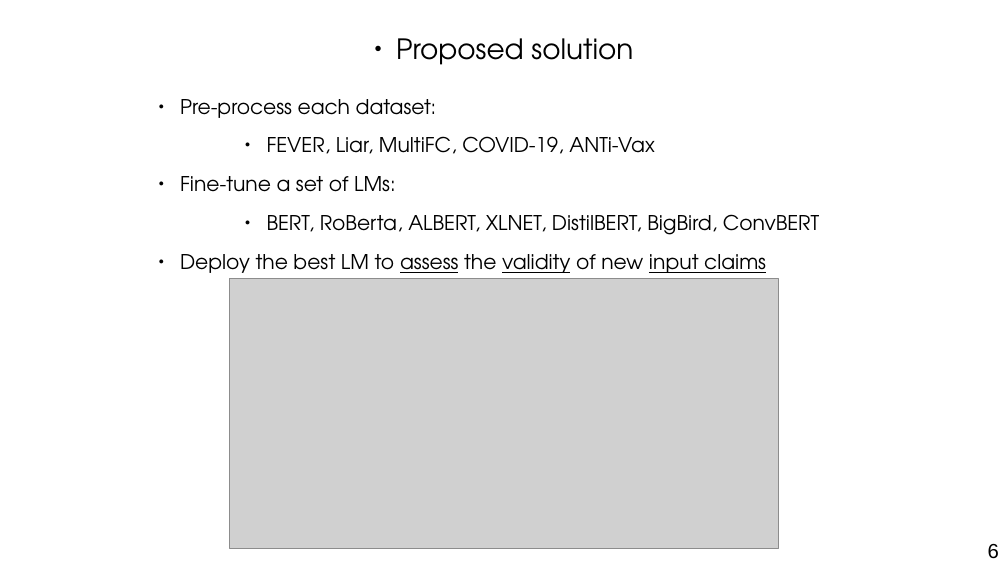
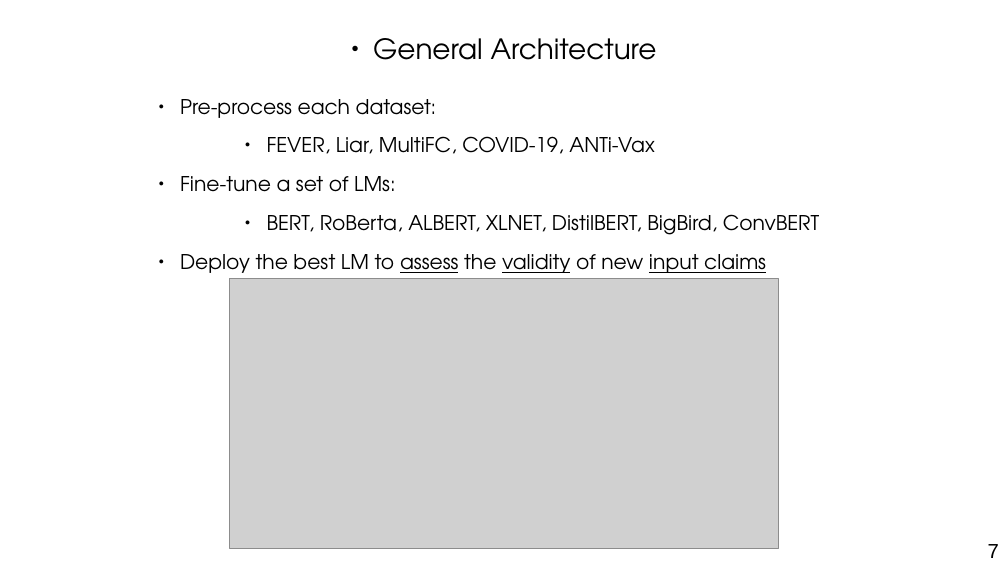
Before and after one commit to othmanelhoufi/LM-for-FactChecking, a slide deck: slide 7 of presentation/NLP_fact_checking.odp (slide 6 before the commit). Drawn at 1008x567 pixels with LibreOffice and Linux fonts; fonts in the diff are those of the drawing; grey boxes stand for pictures. Boxes give left, top, right and bottom in pixels: in the first picture for what was removed or moved away, otherwise in the second. Text is boxed around its words. In the diff, an @@ line names an element or a change of style, - is before the commit and + after.

```diff
--- a/presentation/NLP_fact_checking.odp
+++ b/presentation/NLP_fact_checking.odp
@@ text at [373,38,657,60]: text changed @@
-● Proposed solution
+● General Architecture
@@ page number at [988,544,999,558]: text changed @@
-6
+7
```
Also in this commit, not shown: 4 other slides changed, 2 slides added, 1 other file.
